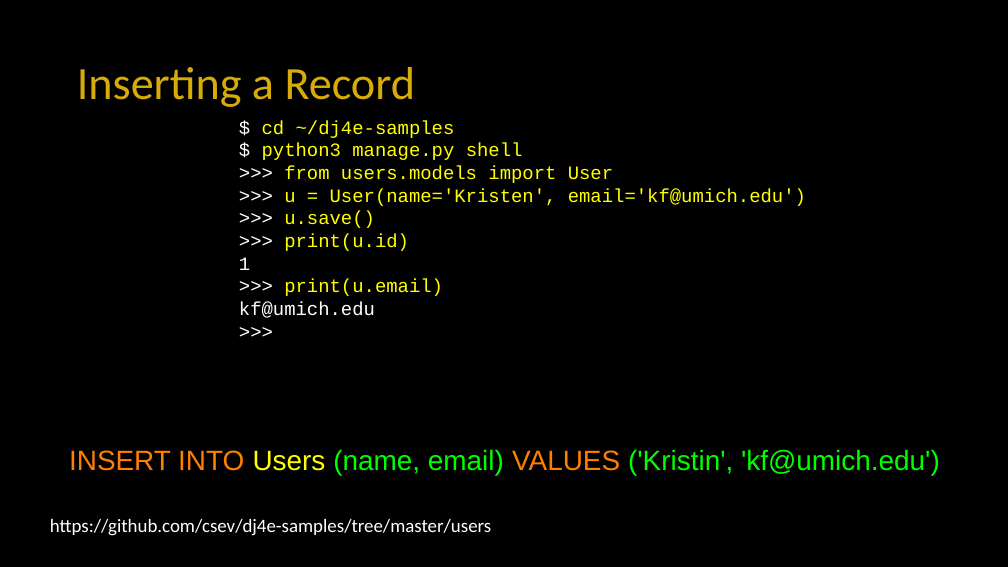
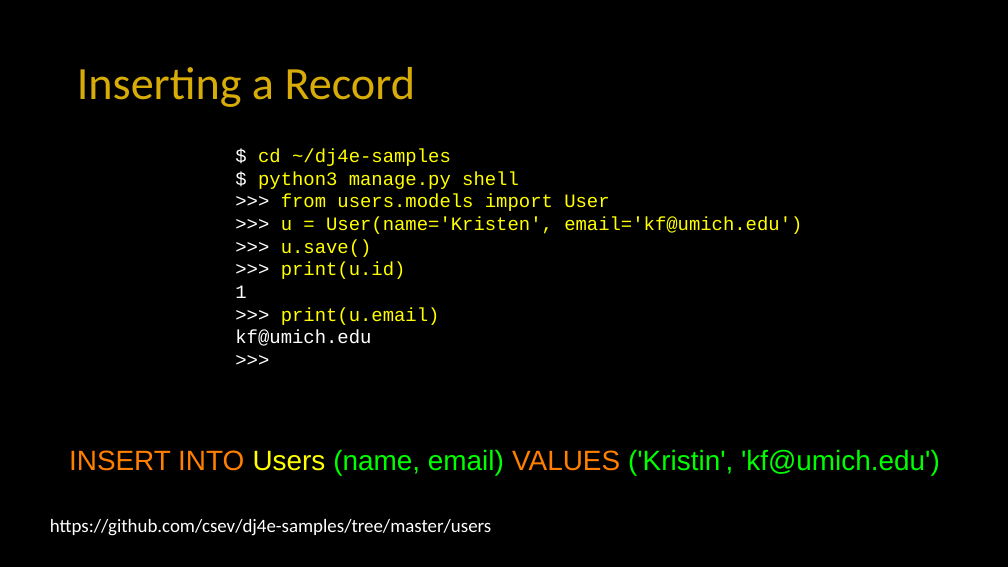
Before and after one commit to csev/dj4e, a slide deck: slide 10 of lectures/DJ-02-Model-Single.pptx. Drawn at 1008x567 pixels with LibreOffice and Linux fonts; fonts in the diff are those of the drawing. Boxes give left, top, right and bottom in pixels: in the first picture for what was removed or moved away, otherwise in the second. Text is boxed around its words. In the diff, an @@ line names an element or a change of style, - is before the commit and + after.

```diff
--- a/lectures/DJ-02-Model-Single.pptx
+++ b/lectures/DJ-02-Model-Single.pptx
@@ text "$ cd ~/dj4e-samples": place and size @@
-text "$ cd ~/dj4e-samples" at [239, 120, 806, 318]
+text "$ cd ~/dj4e-samples" at [235, 149, 802, 346]
```
Also in this commit, not shown: 1 other slide changed, 6 other files.
